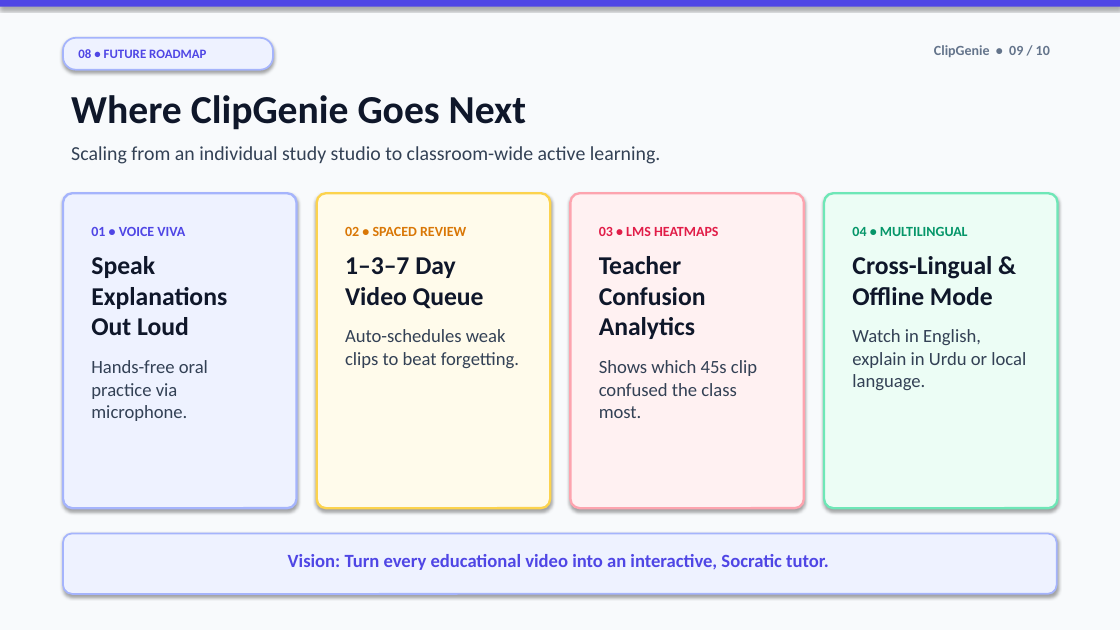
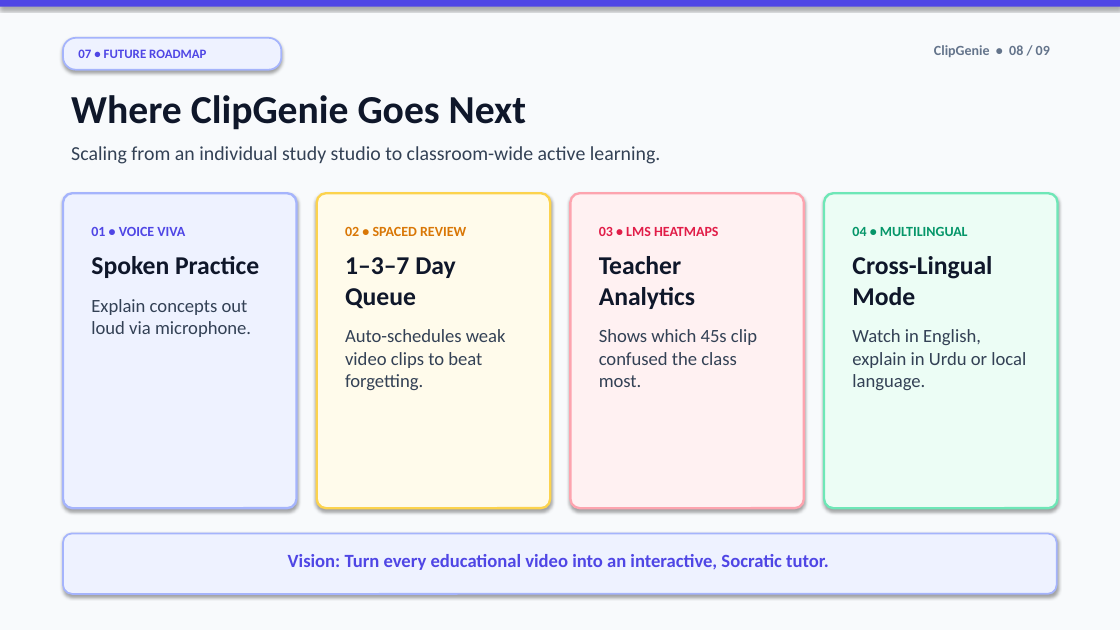
Before and after one commit to ansnaeemcodes/clipgenie, a slide deck: slide 8 of ClipGenie_Presentation.pptx (slide 9 before the commit). Drawn at 1120x630 pixels with LibreOffice and Linux fonts; fonts in the diff are those of the drawing. Boxes give left, top, right and bottom in pixels: in the first picture for what was removed or moved away, otherwise in the second. Text is boxed around its words. In the diff, an @@ line names an element or a change of style, - is before the commit and + after.

```diff
--- a/ClipGenie_Presentation.pptx
+++ b/ClipGenie_Presentation.pptx
@@ rounded rectangle "07 • FUTURE ROADMAP": place and size @@
-rounded rectangle "07 • FUTURE ROADMAP" at (63, 38, 273, 70)
+rounded rectangle "07 • FUTURE ROADMAP" at (63, 38, 281, 70)
@@ text in rounded rectangle at (78, 49, 206, 58): text changed @@
-08 • FUTURE ROADMAP
+07 • FUTURE ROADMAP
@@ text at (934, 45, 1050, 57): text changed @@
-ClipGenie • 09 / 10
+ClipGenie • 08 / 09
@@ text at (91, 256, 259, 337): text changed @@
-Speak Explanations Out Loud
-Hands-free oral practice via microphone.
+Spoken Practice
+Explain concepts out loud via microphone.
@@ text at (345, 257, 506, 390): text changed @@
-1–3–7 Day Video Queue
-Auto-schedules weak clips to beat forgetting.
+1–3–7 Day Queue
+Auto-schedules weak video clips to beat forgetting.
@@ text at (599, 256, 695, 309): text changed @@
-Teacher Confusion Analytics
+Teacher Analytics
@@ text at (852, 256, 992, 305): text changed @@
-Cross-Lingual & Offline Mode
+Cross-Lingual Mode
```
Also in this commit, not shown: 8 other slides changed, 1 slide removed, 7 other files.
